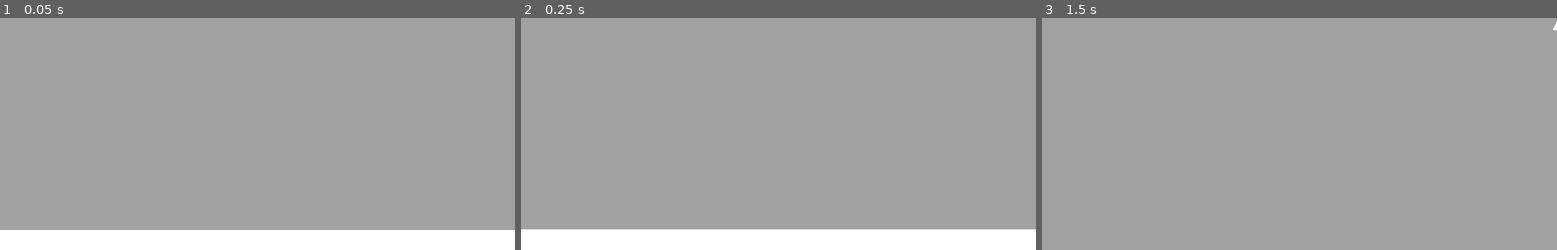
Above: before the commit, frames 1-3 (left to right).
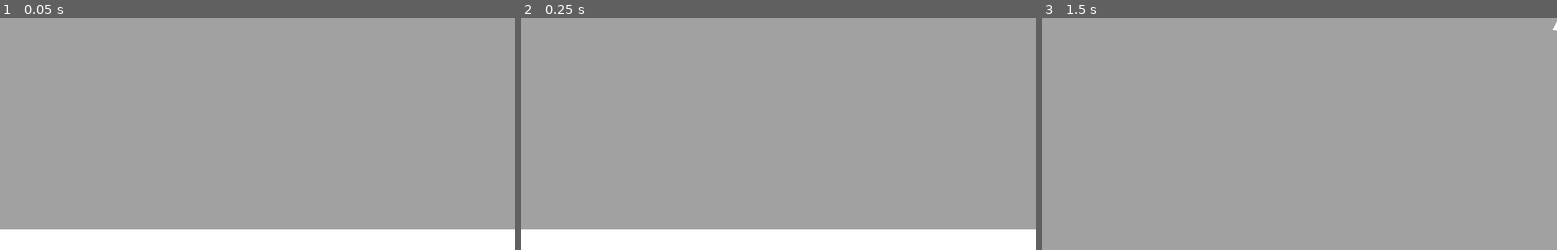
Above: after the commit, the same moments.

Repository: NeeravaNraj/ProjectX
Game: Godot game, scene res://components/levels/test_level.tscn
Same seed, same stepped clock (60 frames per second), same inputs: the game is played once before the commit and once after it.
Inputs (mouse positions are in pixels of both pictures, inside the frame that each line leads up to):
- Up to frame 1 (0.05 s): no input
- Up to frame 2 (0.25 s): no input
- Up to frame 3 (1.5 s): tap Enter at 0.5 s; move the mouse to (1412, 89) at 0.52 s; press the mouse at (1412, 89) at 0.53 s; hold D (move_right) 0.53-1.28 s; tap Space (jump) at 0.77, 1.25 s; move the mouse to (1273, 106) at 1.27 s; release the mouse at (1273, 106) at 1.28 s; hold W (move_up) from 1.28 s (still down); click (1273, 106) at 1.35 s

The runs differ from the first frame. In frame 1, 0.3% of the frame differs, in the area x 0-100%, y 91-92%; in frame 2, nothing differs; in frame 3, nothing differs.

Commit message:
Fix velocity component

Diff:
--- a/components/enemy/enemy.gd
+++ b/components/enemy/enemy.gd
@@ -1,4 +1,4 @@
-extends RigidBody3D
+class_name Enemy extends CharacterBody3D
 
 
 @export var world: Node3D
@@ -6,7 +6,7 @@
 
 
 func _ready() -> void:
-	pass # Replace with function body.
+	pass
 
 func _process(delta: float) -> void:
 	var player_pos = _get_player_position()
--- a/components/enemy/enemy.tscn
+++ b/components/enemy/enemy.tscn
@@ -14,7 +14,7 @@
 radius = 0.4
 height = 1.8
 
-[node name="Enemy" type="RigidBody3D" unique_id=281801696]
+[node name="Enemy" type="CharacterBody3D" unique_id=968669852]
 script = ExtResource("1_q6usr")
 
 [node name="MeshInstance3D" type="MeshInstance3D" parent="." unique_id=1925729111]
--- a/components/primitives/movement/velocity.gd
+++ b/components/primitives/movement/velocity.gd
@@ -1,6 +1,4 @@
 class_name VelocityComponent extends Node
-
-const DECELERATION_TARGET := Vector3.ZERO
 
 @export_range(0.0, 1000.0, 0.01, "or_greater", "hide_control") var max_speed: float = 10.0
 @export var acceleration_coef: float = 50.0
@@ -20,11 +18,7 @@
 	assert(target, "Expected VelocityComponent to be child of CharacterBody3D - %s" % [str(get_path())])
 
 func _physics_process(delta: float) -> void:
-	if raw_direction:
-		_accelerate(delta)
-	elif target.velocity:
-		_decelerate(delta)
-
+	_accelerate(delta)
 	_fall(delta)
 
 	raw_direction = Vector2.ZERO
@@ -42,10 +36,6 @@
 
 	target.velocity = target.velocity.move_toward(move_direction * max_speed, rate)
 
-func _decelerate(delta: float):
-	var rate = deceleration_coef * delta
-	target.velocity = target.velocity.move_toward(DECELERATION_TARGET, rate)
-
 func _fall(delta: float):
 	var y_velocity := target.velocity.y
 	target.velocity.y = 0.0
